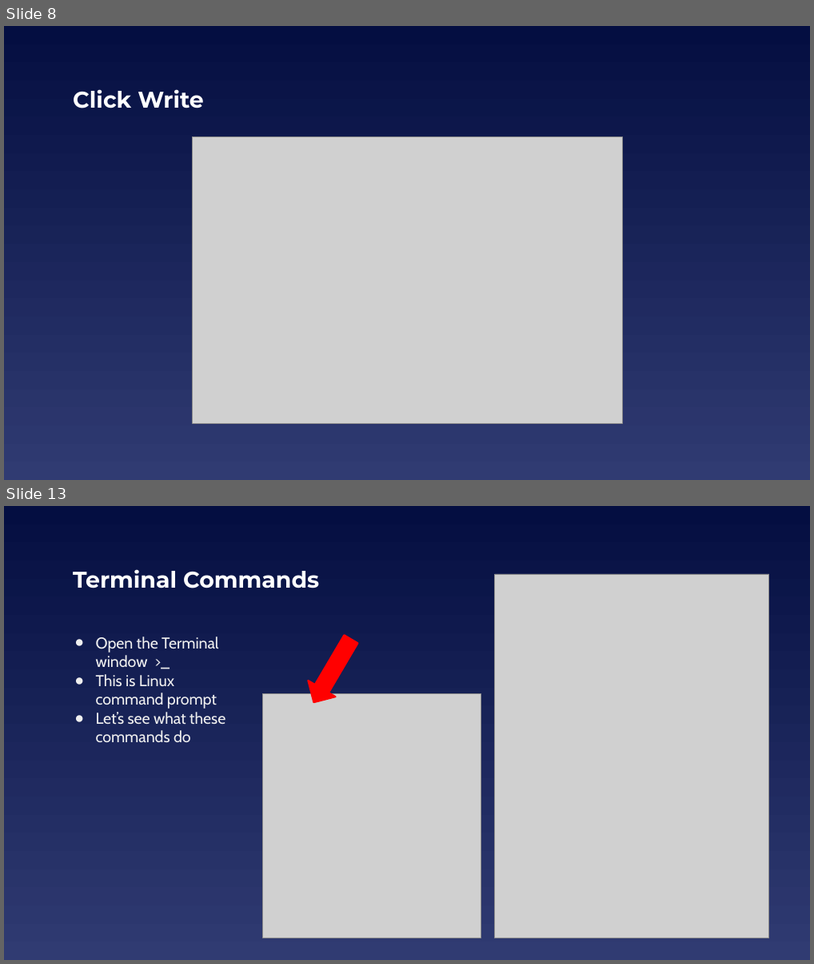
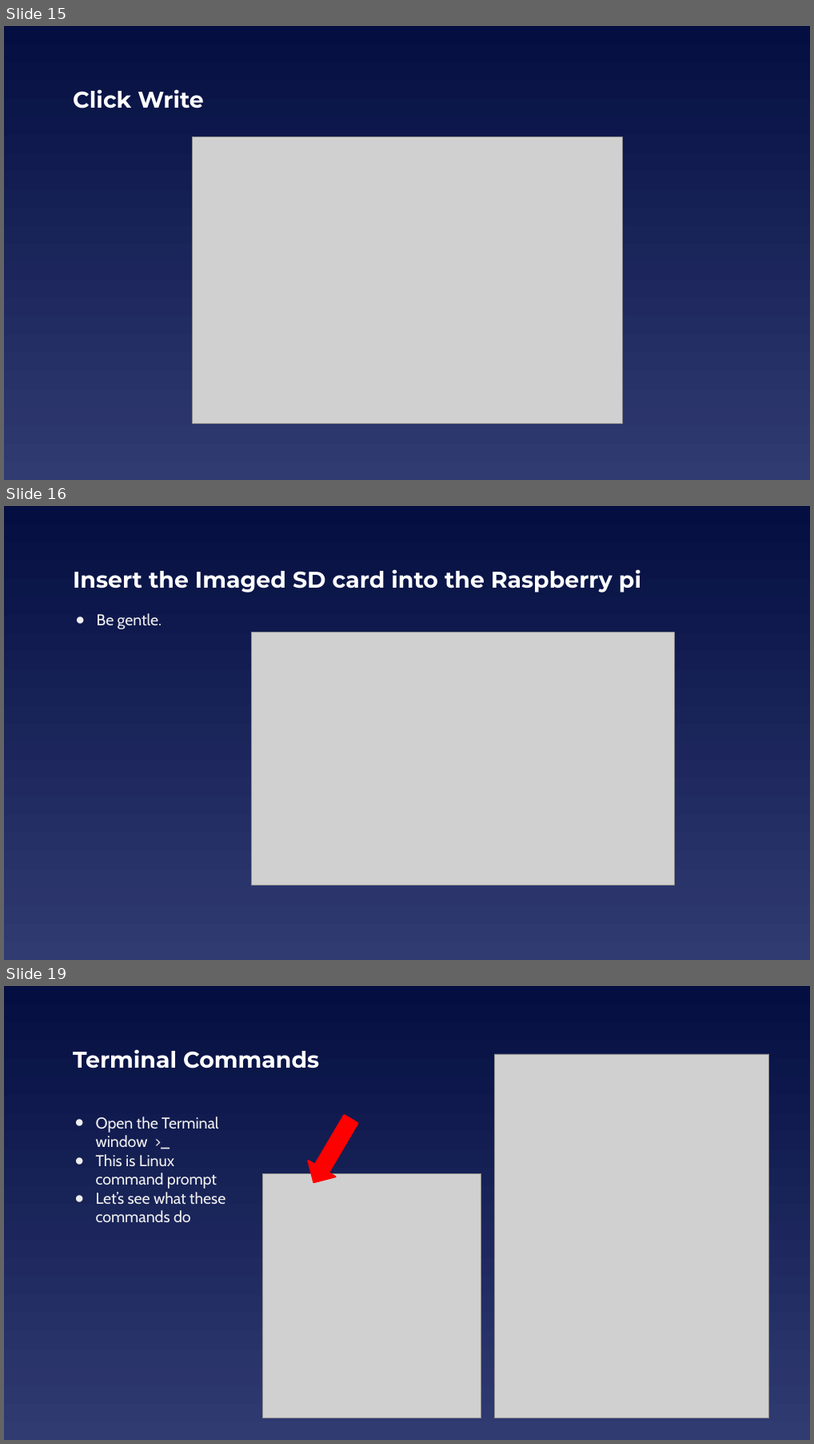
Before and after one commit to EELabMan/Raspberry-Pi-Intro, a slide deck: Raspberry Pi Intro.pptx. Shown one above the other, each under a label of ours: slides 8 and 13 before the commit, slides 15, 16 and 19 after it; the slides between them are not shown. The pictures are 814x964 and 814x1444 pixels, drawn with LibreOffice and Linux fonts; fonts in the diff are those of the drawing; grey boxes stand for pictures. Boxes give left, top, right and bottom in pixels: in the first picture for what was removed or moved away, otherwise in the second. Text is boxed around its words. In the diff, an @@ line names an element or a change of style, - is before the commit and + after.

```diff
--- a/Raspberry Pi Intro.pptx
+++ b/Raspberry Pi Intro.pptx
@@ slide 16 added at (4, 506, 810, 960), background gradient #040E41 to #303B72 @@
@@ title added at (73, 569, 642, 592), 27 pt, text #FFFFFF, bold @@
+Insert the Imaged SD card into the Raspberry pi
@@ text added at (97, 613, 162, 629), 18.7 pt, text #EFEFEF @@
+● Be gentle.
@@ picture added at (252, 632, 675, 885) @@
@@ what was slide 8 is now slide 15 @@
@@ what was slide 13 is now slide 19 @@
```
Also in this commit, not shown: 9 slides changed, 6 other slides added, 1 slide removed, 2 other files.
